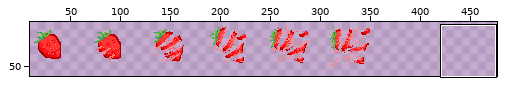
Edited in one commit: sprite sheet (assets/images/fruits/strawberry.png). Above: a wide view before the commit, with the close-up outlined.
Close-up. Old version:
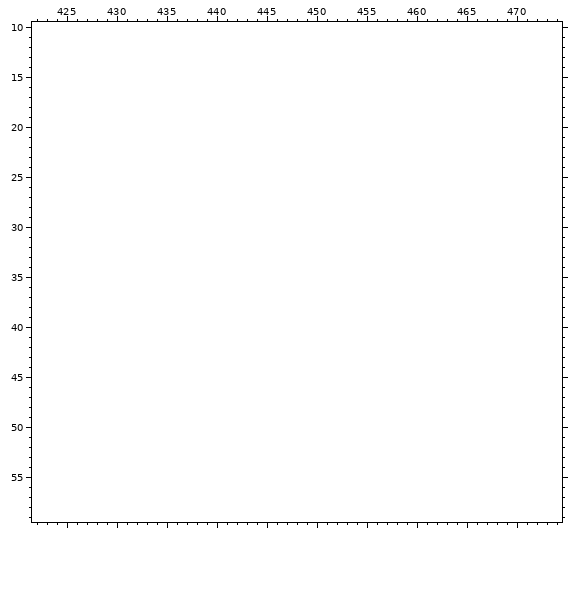
The file is 360x60 pixels. Shown: x 422..474, y 10..59. The old version is drawn lined up with the new one, on the new canvas. The wide view leaves out empty margins. The commit also changed other parts of the picture, which this record leaves out.
Once edited:
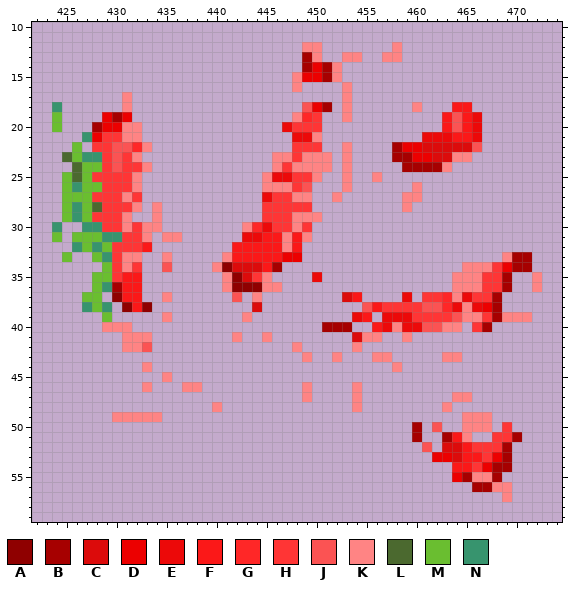
Palette (. is transparent): A #8f0000  B #a60000  C #dc0b0b  D #ec0000  E #ec0909  F #fb1818  G #ff2727  H #ff3535  J #fb5353  K #ff8484  L #4b692f  M #6abe30  N #37946e
Difference:
canvas 360x60 -> 480x60
Changed rows in their new state; - is an unchanged pixel.
first column x 424:
12 -------------------------KK-------K--------------
13 -------------------------BK--KK--KK--------------
14 -------------------------BDBK--------------------
15 ------------------------KDDBK--------------------
16 ------------------------K----K-------------------
17 -------K---------------------K-------------------
18 N------K-----------------JDB-K------K---FF-------
19 M----DBD----------------KGH--K---------FJFE------
20 M---BDDKK--------------EHHH------------FJFE------
21 ---NDHHKK---------------EEK----------EEEFFE------
22 --M-HHJJGK--------------HHH--K----BDDCCCCCJ------
23 -LMNNHJHK-------------KKHKKK-K----BBDDCCKK-------
24 --LMMHJHHK------------KHKKKK-K-----BBBBK---------
25 -MLMHHHHK------------KEEHHK--K--K----------------
26 -MNMMHHHK------------KKKHJ---K------K------------
27 -MMMHHHKH------------EHHKK--K------KK------------
28 -MNMLHHHK-K----------HHHHH---------K-------------
29 -MNMHHHK--K----------HHHKKK----------------------
30 N--NNHHKHKK--------KGEHHKH-----------------------
31 M-MMMNNHHK-KK------EEFFKFK-----------------------
32 --NMNMHHHF--------FFFFFKF------------------------
33 -M--MNHKK--K-----KFFFFFDD--------------------KBB-
34 -----MHKH--J----KACCCFB------------------KKKHDBB-
35 ----MMHFF--------KACHK----E-------------KKKHHB--K
36 ----MNBFF--------KAAAKK-----------------KKKHHB--K
37 ---MM-AFF--K------J-K--------CF----E-HHGKEHHB----
38 ---NMN-AFA----------C----------JFHHHHJJGEKEDB----
39 -----M-----K-------K----------EF-EEEHHHHJKKHBKKK-
40 -----KKK-------------------BBB--FEKEEJJKK-HB-----
41 -------KKK--------K--K--------CKK--K-------------
42 -------KKJ--------------K-----K------------------
43 -------------------------K--K---KK-----KK--------
44 ---------K------------------------K--------------
45 -----------K-------------------------------------
46 ---------K---KK----------K----K------------------
47 -------------------------K----K---------KK-------
48 ----------------K-------------K--------K---------
49 ------KKKKK------------------------------KKK-----
50 ------------------------------------B-J--KKK-H---
51 ------------------------------------B--BFK--HHB--
52 -------------------------------------J-CCFHHHB---
53 --------------------------------------DDCFFHDB---
54 ----------------------------------------FFHDBB---
55 ----------------------------------------DBKKB----
56 ------------------------------------------BBKK---
57 ---------------------------------------------K---
Changed places in both close-ups, as pixel boxes (x1, y1, x2, y2):
added: (52, 42, 542, 502)
